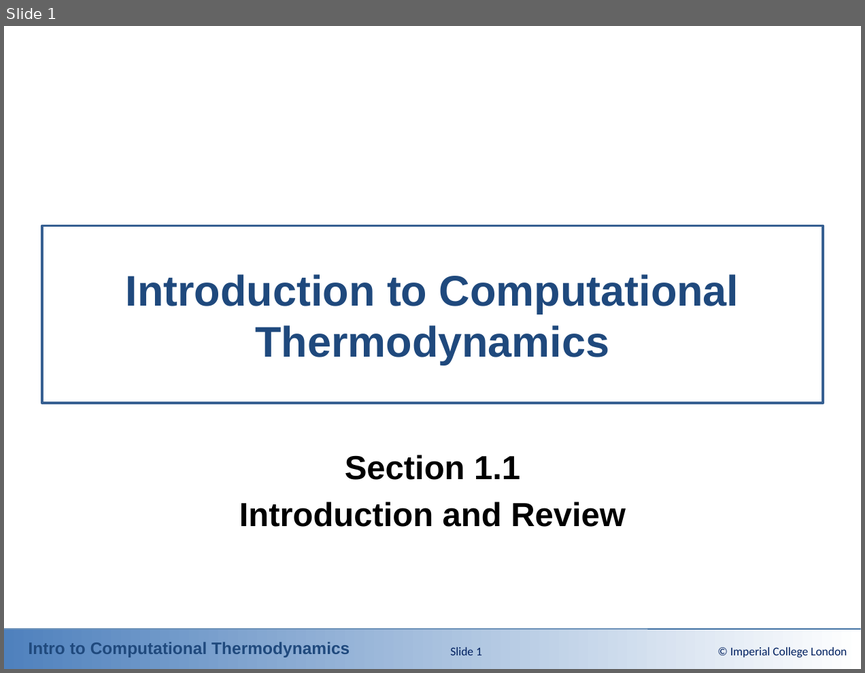
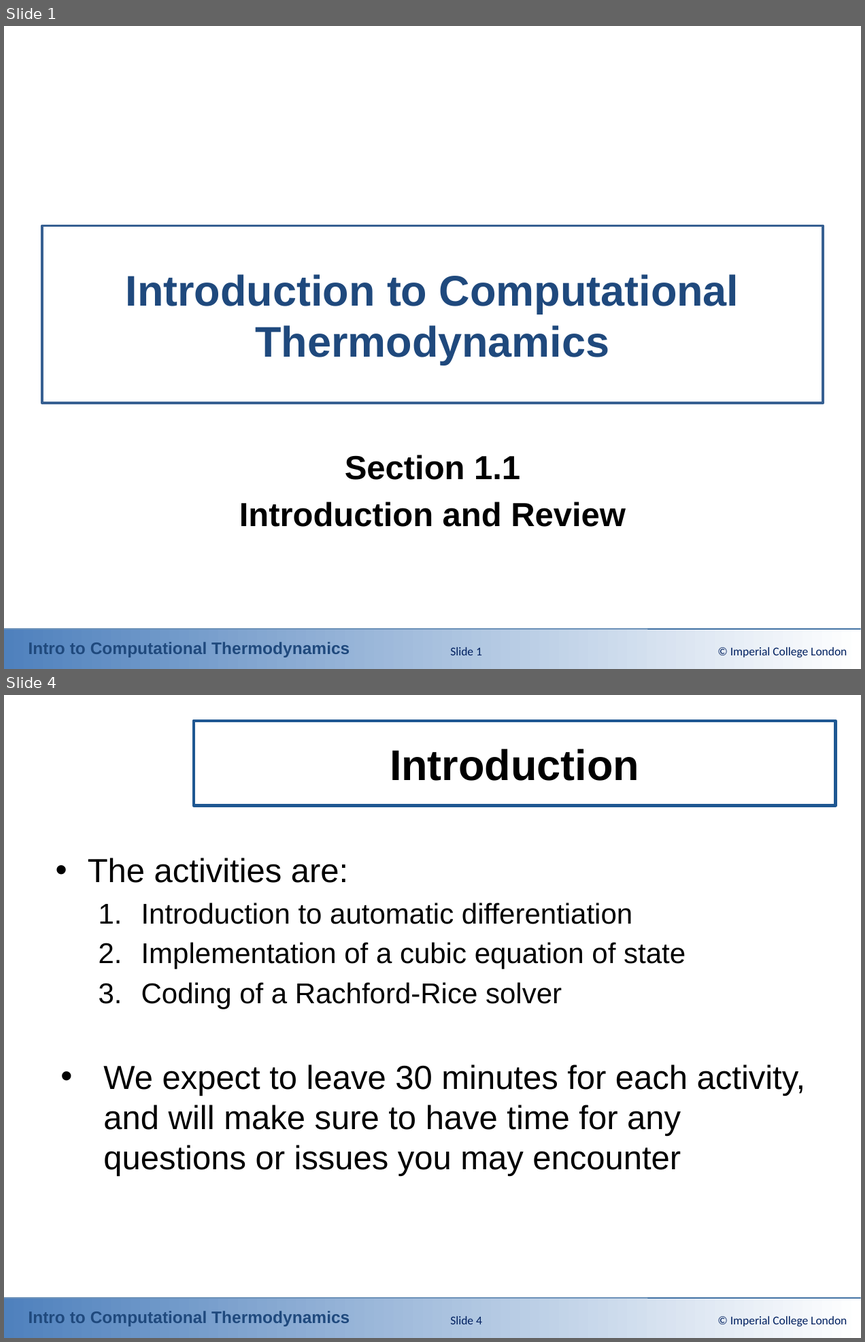
Before and after one commit to ClapeyronThermo/introduction-to-computational-thermodynamics, a slide deck: Part 1 - Review/Powerpoint Slides/1-1_Introduction.pptx. Shown one above the other, each under a label of ours: slide 1 before the commit, slides 1 and 4 after it; the slides between them are not shown. The pictures are 865x673 and 865x1342 pixels, drawn with LibreOffice and Linux fonts; fonts in the diff are those of the drawing; background and template pictures are left out. Boxes give left, top, right and bottom in pixels: in the first picture for what was removed or moved away, otherwise in the second. Text is boxed around its words. In the diff, an @@ line names an element or a change of style, - is before the commit and + after.

```diff
--- a/Part 1 - Review/Powerpoint Slides/1-1_Introduction.pptx
+++ b/Part 1 - Review/Powerpoint Slides/1-1_Introduction.pptx
@@ slide 4 added at bbox=[4, 695, 861, 1338], background #FFFFFF; not listed: 3 template elements that a slide beside it also shows @@
@@ title added at bbox=[193, 721, 835, 806], outline #1E5792 2.5 pt, 36 pt, text #000000, bold @@
+Introduction
@@ text added at bbox=[88, 858, 805, 1176], 28 pt, text #000000 @@
+• The activities are:
+  1. Introduction to automatic differentiation
+  2. Implementation of a cubic equation of state
+  3. Coding of a Rachford-Rice solver
+• We expect to leave 30 minutes for each activity, and will make sure to have time for any questions or issues you may encounter
@@ page number added at bbox=[450, 1316, 482, 1324], 10 pt, text #002060 @@
+Slide 4
@@ text added at bbox=[730, 1316, 847, 1326], 10 pt, text #002060 @@
+© Imperial College London
```
Also in this commit, not shown: 3 slides changed, 18 other slides added, 15 other files.
